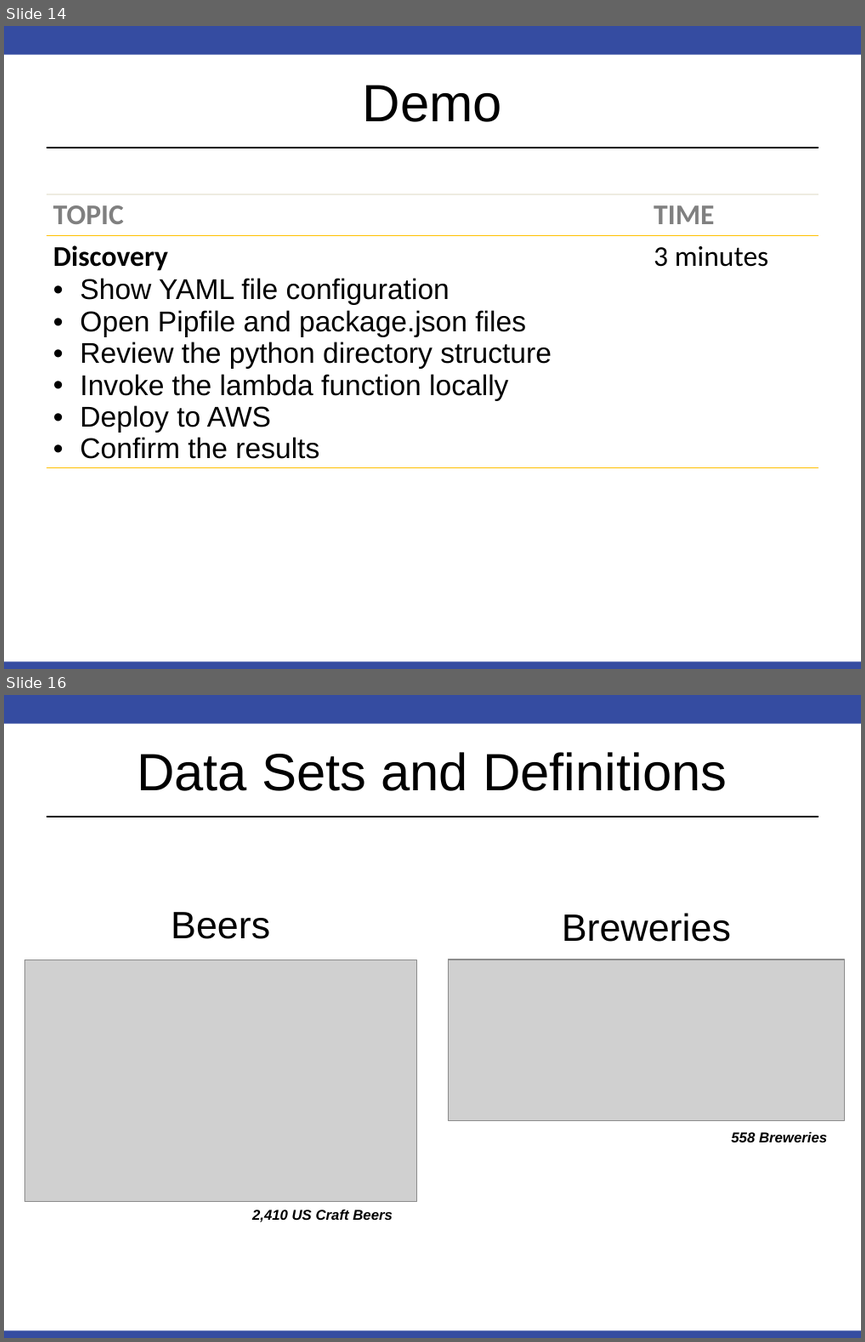
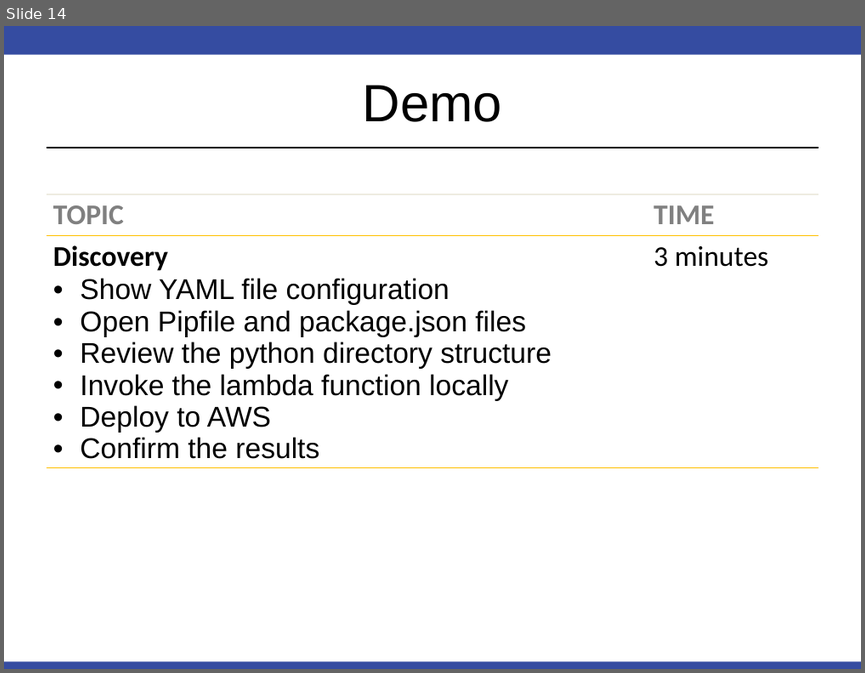
Before and after one commit to RobinsonCW/USWildfireAnalysis, a slide deck: presentation/DS7346_Cloud_Computing_Presentation.pptx. Shown one above the other, each under a label of ours: slides 14 and 16 before the commit, slide 14 after it; the slides between them are not shown. The pictures are 865x1342 and 865x673 pixels, drawn with LibreOffice and Linux fonts; fonts in the diff are those of the drawing; grey boxes stand for pictures. Boxes give left, top, right and bottom in pixels: in the first picture for what was removed or moved away, otherwise in the second. Text is boxed around its words. In the diff, an @@ line names an element or a change of style, - is before the commit and + after.

```diff
--- a/presentation/DS7346_Cloud_Computing_Presentation.pptx
+++ b/presentation/DS7346_Cloud_Computing_Presentation.pptx
@@ slide 16 removed at (x1=4, y1=695, x2=861, y2=1338), background #FFFFFF; not listed: 3 template elements that a slide beside it also shows @@
@@ title removed at (x1=137, y1=752, x2=726, y2=791) @@
-Data Sets and Definitions
@@ text removed at (x1=171, y1=912, x2=270, y2=939) @@
-Beers
@@ text removed at (x1=562, y1=913, x2=731, y2=941) @@
-Breweries
@@ picture removed at (x1=24, y1=959, x2=416, y2=1202) @@
@@ picture removed at (x1=449, y1=959, x2=845, y2=1121) @@
@@ text removed at (x1=731, y1=1132, x2=827, y2=1142) @@
-558 Breweries
@@ text removed at (x1=252, y1=1209, x2=392, y2=1222) @@
-2,410 US Craft Beers
```
Also in this commit, not shown: 1 slide added, 10 other slides removed.
